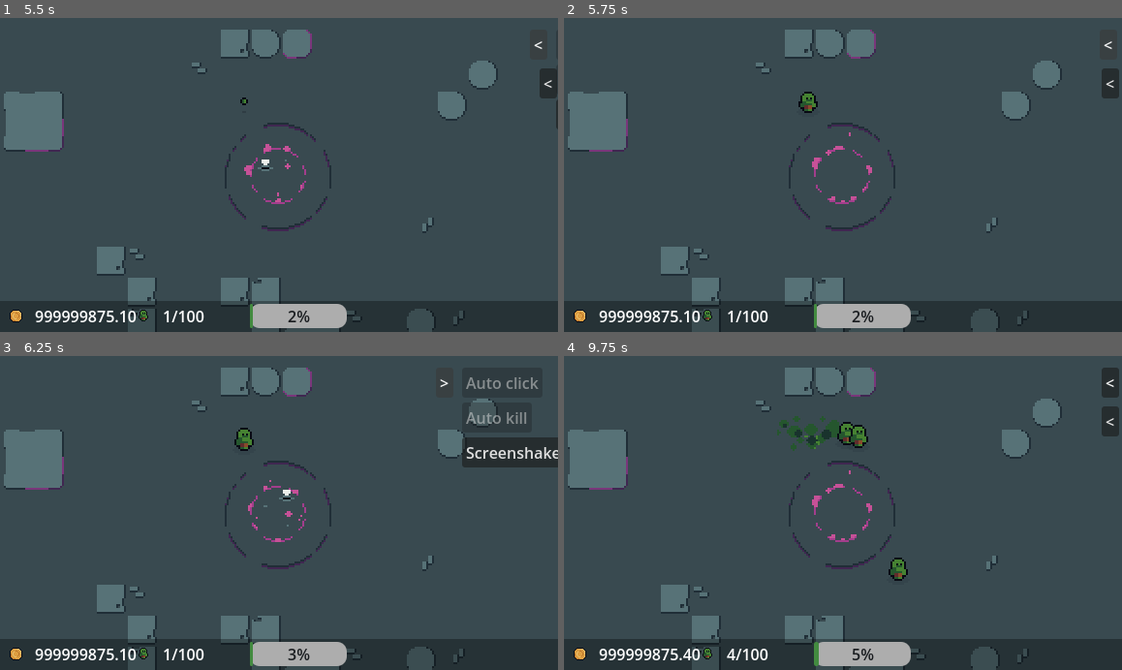
Above: before the commit, frames 1-4 (two rows, left to right).
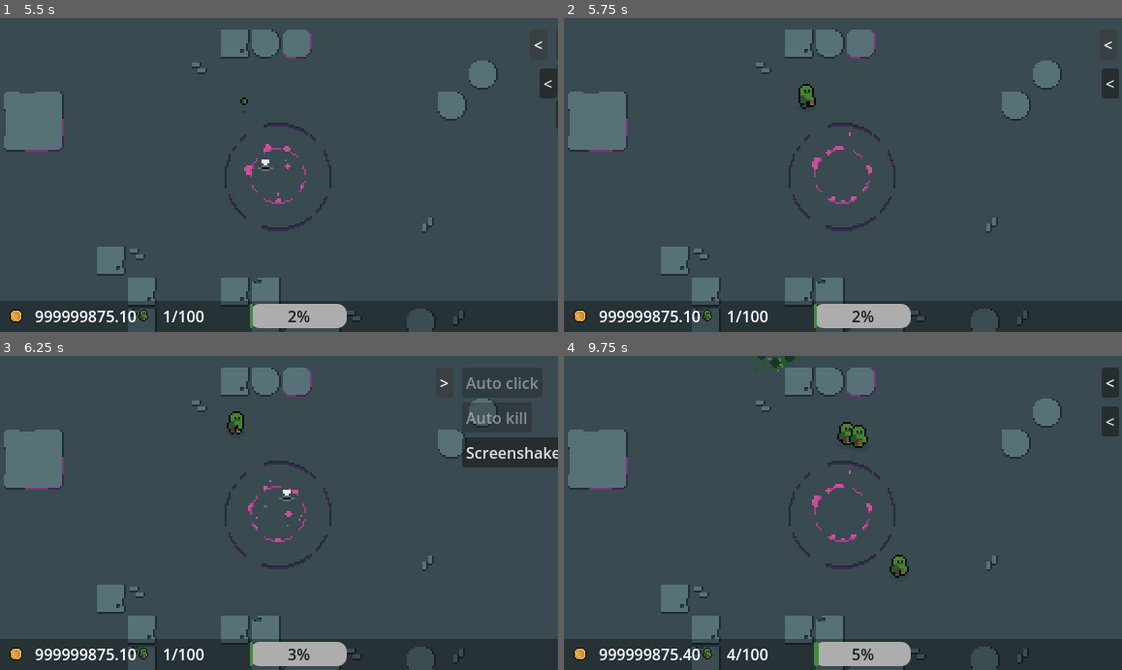
Above: after the commit, the same moments.

Repository: Jin9310/LudumDare55
Game: Godot game, scene res://NewGame/new_game.tscn
Two runs of this game, one before a commit and one after it. Both use one fixed random seed, a clock stepped at 60 frames per second and the inputs below.
Inputs (mouse positions are in pixels of both pictures, inside the frame that each line leads up to):
- Up to frame 1 (5.5 s): click "<" at 0.5 s; click ">" at 1.25 s; click "<" at 2 s; click "Auto click" at 2.75 s; click "Auto kill" at 3.5 s; click "Screenshake" at 4.25 s; click ">" at 5 s
- Up to frame 2 (5.75 s): no input
- Up to frame 3 (6.25 s): click "<" at 5.75 s
- Up to frame 4 (9.75 s): click "Screenshake" at 6.5 s; click ">" at 7.25 s; drag from (843, 513) to (898, 443) at 8.02 s; drag from (809, 440) to (843, 513) at 8.77 s; move the mouse to (848, 434) at 9.52 s; click (848, 434) at 9.6 s

Frame 1 is identical in both runs. In frame 2, 0.2% of the frame differs, in the area x 42-46%, y 20-31%; in frame 3, 0.4%; in frame 4, 0.9%, in the area x 31-62%, y 0-72%.

Commit message:
random animation after spawn

Diff:
--- a/NewGame/acolyte.gd
+++ b/NewGame/acolyte.gd
@@ -78,8 +78,13 @@
 	#animation is done
 	#this function is called at the end of the animation and is set in AnimationPlayer
 	if dead != true:
-		$AnimationPlayer.play("idle")
-		idle = true
+		var random_number = randi_range(0,1)
+		if random_number == 0:
+			$AnimationPlayer.play("idle")
+			idle = true
+		else:
+			$AnimationPlayer.play("walk")
+			move = true
 	else:# here should be everything that happens after minion is dead
 		#delete acolyte if death animation is done
 		GameManager.kills += 1
--- a/UI/spawn_upgrades_ui.gd
+++ b/UI/spawn_upgrades_ui.gd
@@ -61,7 +61,6 @@
 	else:
 		tween.tween_property(%SpawnMargin, "position", Vector2(543,40), 0.5)
 
-
 func _on_static_upgrades_btn_pressed():
 	static_upgrades_panel = !static_upgrades_panel
 
@@ -72,8 +71,6 @@
 	elif StaticUpgradesUi.static_upgrades_panel == false:
 		tween.tween_property(%SpawnMargin, "position", Vector2(543,40), 0.5)
 
-
-
 func _on_better_kills_btn_pressed():
 	if GameManager.usable_money >= UpgradesManager.kill_money_upgrade:
 		GameManager.kill_money_multiplicator += .1
@@ -83,7 +80,6 @@
 
 func better_kills_tooltip():
 	%better_kills_btn.tooltip_text = "Upgrade money gained per kill \ncost: " + "%.2f" % UpgradesManager.kill_money_upgrade + "\ncurrent money gain per kill: " + str(GameManager.kill_money_multiplicator)
-
 
 func _on_more_spawns_btn_pressed():
 	if GameManager.usable_money >= UpgradesManager.spawn_more_minions_upgrade:
